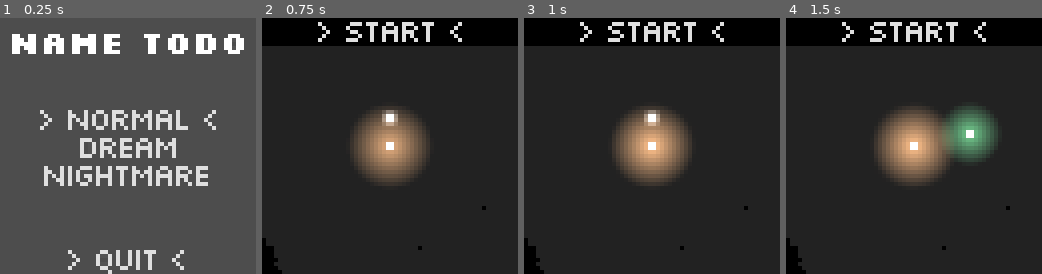
Above: before the commit, frames 1-4 (left to right).
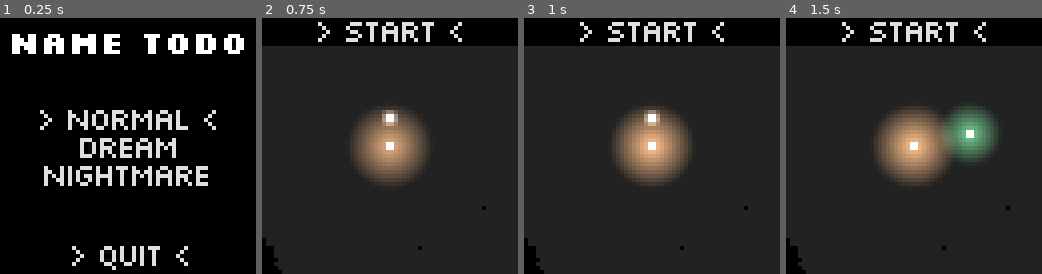
Above: after the commit, the same moments.

Repository: IceTyp/Voidvasion
Game: Godot game, scene res://src/user_interface/main_menu.tscn
The game is run twice, just before and just after one commit, with the same random seed, the same clock (stepped at 60 frames per second) and the same inputs.
Inputs (mouse positions are in pixels of both pictures, inside the frame that each line leads up to):
- Up to frame 1 (0.25 s): no input
- Up to frame 2 (0.75 s): click "> Normal <" at 0.5 s
- Up to frame 3 (1 s): no input
- Up to frame 4 (1.5 s): tap Enter at 1.25 s; move the mouse to (970, 133) at 1.27 s; click (970, 133) at 1.42 s

The runs differ from the first frame. In frame 1, 90% of the frame differs, in the area x 0-100%, y 0-100%; in frame 2, nothing differs; in frame 3, nothing differs; in frame 4, nothing differs.

Commit message:
make quit button work and add black background to main menu

Diff:
--- /dev/null
+++ b/godot/src/user_interface/button_quit.gd
@@ -0,0 +1,9 @@
+extends Button
+
+
+func _ready() -> void:
+	pressed.connect(_on_pressed)
+
+
+func _on_pressed() -> void:
+	get_tree().quit()
--- /dev/null
+++ b/godot/src/user_interface/button_quit.tscn
@@ -0,0 +1,17 @@
+[gd_scene load_steps=2 format=3 uid="uid://d366ijltpt61g"]
+
+[ext_resource type="Script" path="res://src/user_interface/button_quit.gd" id="1_ev867"]
+
+[node name="ButtonQuit" type="Button"]
+anchors_preset = 7
+anchor_left = 0.5
+anchor_top = 1.0
+anchor_right = 0.5
+anchor_bottom = 1.0
+offset_left = -15.5
+offset_top = -7.0
+offset_right = 15.5
+grow_horizontal = 2
+grow_vertical = 0
+text = "> Quit <"
+script = ExtResource("1_ev867")
--- a/godot/src/user_interface/game_end_screen.tscn
+++ b/godot/src/user_interface/game_end_screen.tscn
@@ -1,7 +1,8 @@
-[gd_scene load_steps=3 format=3 uid="uid://yjaa4snhm8sg"]
+[gd_scene load_steps=4 format=3 uid="uid://yjaa4snhm8sg"]
 
 [ext_resource type="Theme" uid="uid://b80yagb12wjpq" path="res://assets/theme/ui_theme.tres" id="1_mj8xx"]
 [ext_resource type="Script" path="res://src/user_interface/game_end_screen.gd" id="2_le4qu"]
+[ext_resource type="PackedScene" uid="uid://d366ijltpt61g" path="res://src/user_interface/button_quit.tscn" id="4_gjsl7"]
 
 [node name="GameEndScreen" type="Control"]
 layout_mode = 3
@@ -42,7 +43,7 @@
 anchors_preset = 15
 anchor_right = 1.0
 anchor_bottom = 1.0
-offset_bottom = -4.0
+offset_bottom = -8.0
 grow_horizontal = 2
 grow_vertical = 2
 alignment = 2
@@ -57,8 +58,7 @@
 size_flags_vertical = 8
 text = "> Copy <"
 
-[node name="ButtonQuit" type="Button" parent="VBoxContainer"]
-layout_mode = 2
-text = "> Quit <"
+[node name="ButtonQuit" parent="." instance=ExtResource("4_gjsl7")]
+layout_mode = 1
 
 [connection signal="pressed" from="VBoxContainer/ButtonTryAgain" to="." method="_on_button_try_again_pressed"]
--- a/godot/src/user_interface/game_menu.tscn
+++ b/godot/src/user_interface/game_menu.tscn
@@ -2,7 +2,7 @@
 
 [ext_resource type="Theme" uid="uid://b80yagb12wjpq" path="res://assets/theme/ui_theme.tres" id="1_uuba0"]
 [ext_resource type="PackedScene" uid="uid://eqkgew17fiwo" path="res://src/user_interface/time.tscn" id="1_x67jg"]
-[ext_resource type="Script" path="res://src/user_interface/ButtonStart.gd" id="3_rb4pa"]
+[ext_resource type="Script" path="res://src/user_interface/button_start.gd" id="3_wd2ni"]
 [ext_resource type="PackedScene" uid="uid://yjaa4snhm8sg" path="res://src/user_interface/game_end_screen.tscn" id="4_c6wfr"]
 
 [sub_resource type="Gradient" id="Gradient_clksn"]
@@ -55,7 +55,7 @@
 offset_bottom = 5.0
 grow_horizontal = 2
 text = "> Start <"
-script = ExtResource("3_rb4pa")
+script = ExtResource("3_wd2ni")
 
 [node name="GameEndScreen" parent="VBoxContainer" instance=ExtResource("4_c6wfr")]
 visible = false
--- a/godot/src/user_interface/main_menu.tscn
+++ b/godot/src/user_interface/main_menu.tscn
@@ -1,8 +1,9 @@
-[gd_scene load_steps=4 format=3 uid="uid://blyg4536s56p8"]
+[gd_scene load_steps=5 format=3 uid="uid://blyg4536s56p8"]
 
 [ext_resource type="Theme" uid="uid://b80yagb12wjpq" path="res://assets/theme/ui_theme.tres" id="1_88vo1"]
 [ext_resource type="Script" path="res://src/user_interface/main_menu.gd" id="2_fnyqp"]
 [ext_resource type="FontFile" uid="uid://cououee6e731f" path="res://assets/theme/Silkscreen/Silkscreen-Bold.ttf" id="2_xq8rd"]
+[ext_resource type="PackedScene" uid="uid://d366ijltpt61g" path="res://src/user_interface/button_quit.tscn" id="4_x1yb3"]
 
 [node name="MainMenu" type="Control"]
 layout_mode = 3
@@ -13,6 +14,15 @@
 grow_vertical = 2
 theme = ExtResource("1_88vo1")
 script = ExtResource("2_fnyqp")
+
+[node name="ColorRect" type="ColorRect" parent="."]
+layout_mode = 1
+anchors_preset = 15
+anchor_right = 1.0
+anchor_bottom = 1.0
+grow_horizontal = 2
+grow_vertical = 2
+color = Color(0, 0, 0, 1)
 
 [node name="Label" type="Label" parent="."]
 layout_mode = 2
@@ -45,13 +55,6 @@
 layout_mode = 2
 text = "Nightmare"
 
-[node name="ButtonQuit" type="Button" parent="."]
+[node name="ButtonQuit" parent="." instance=ExtResource("4_x1yb3")]
 layout_mode = 1
-anchors_preset = 12
-anchor_top = 1.0
-anchor_right = 1.0
-anchor_bottom = 1.0
-offset_top = -7.0
-grow_horizontal = 2
-grow_vertical = 0
-text = "> Quit <"
+offset_top = -8.0
Renamed: godot/src/user_interface/ButtonStart.gd -> godot/src/user_interface/button_start.gd
